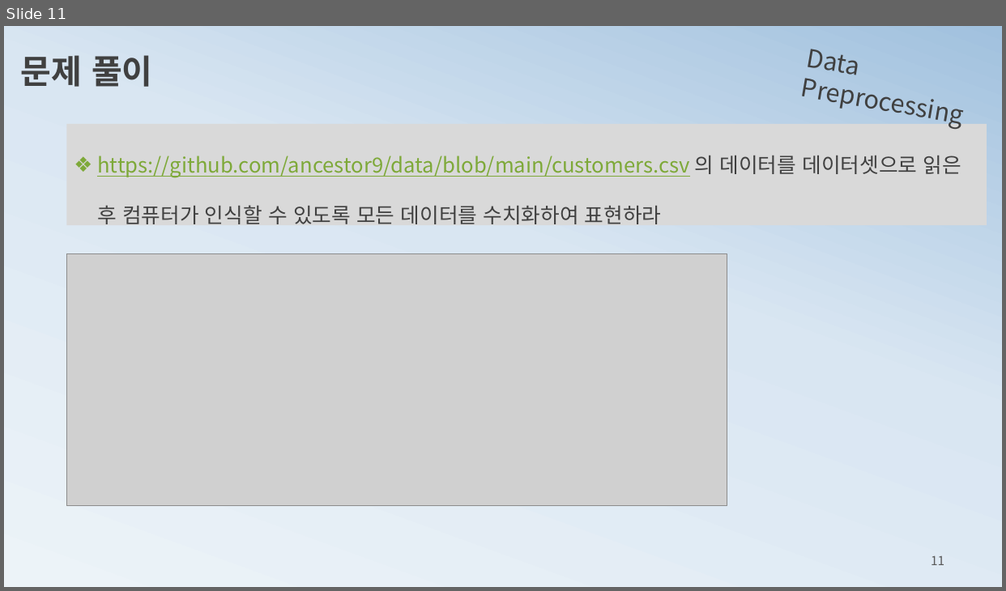
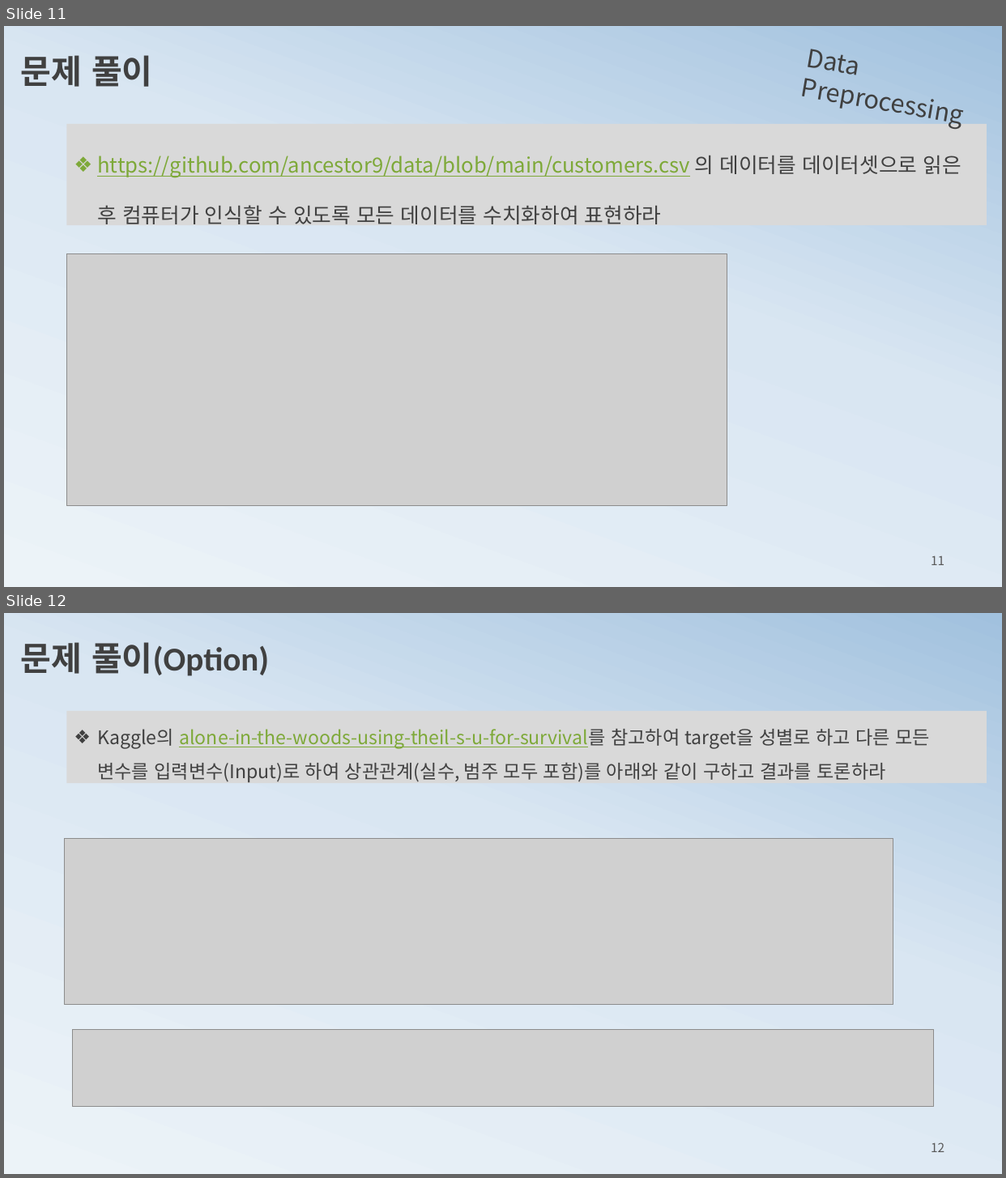
Before and after one commit to ancestor9/mathematics-for-machine-learning, a slide deck: 1_statistics for machine learning.pptx. Shown one above the other, each under a label of ours: slide 11 before the commit, slides 11 and 12 after it. The pictures are 1006x591 and 1006x1178 pixels, drawn with LibreOffice and Linux fonts; fonts in the diff are those of the drawing; grey boxes stand for pictures. Boxes give left, top, right and bottom in pixels: in the first picture for what was removed or moved away, otherwise in the second. Text is boxed around its words. In the diff, an @@ line names an element or a change of style, - is before the commit and + after.

```diff
--- a/1_statistics for machine learning.pptx
+++ b/1_statistics for machine learning.pptx
@@ slide 12 added at box(4, 613, 1002, 1174), background gradient #ECF3F8 to #D9E6F2 to #A1C1DE @@
@@ text added at box(21, 642, 269, 676), 32 pt, text #404040, bold @@
+문제 풀이(Option)
@@ rectangle added at box(67, 711, 987, 784), fill #D9D9D9, 18 pt, text #404040 @@
+❖ Kaggle의 alone-in-the-woods-using-theil-s-u-for-survival를 참고하여 target을 성별로 하고 다른 모든 변수를 입력변수(Input)로 하여 상관관계(실수, 범주 모두 포함)를 아래와 같이 구하고 결과를 토론하라
@@ picture added at box(65, 839, 893, 1004) @@
@@ picture added at box(72, 1029, 934, 1106) @@
@@ page number added at box(931, 1143, 944, 1152), 12 pt, text #595959 @@
+12
```
Also in this commit, not shown: 1 slide changed.
